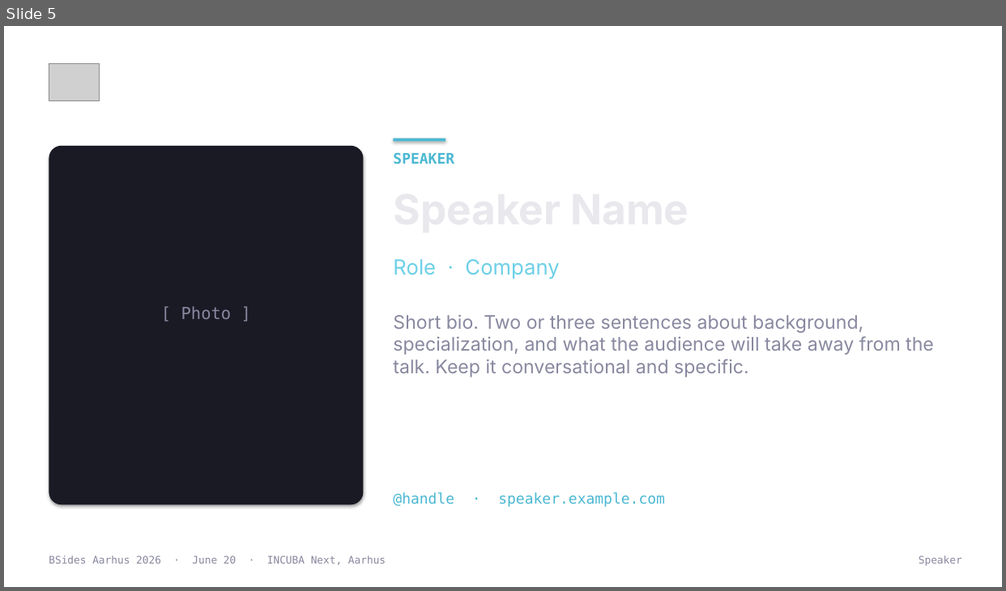
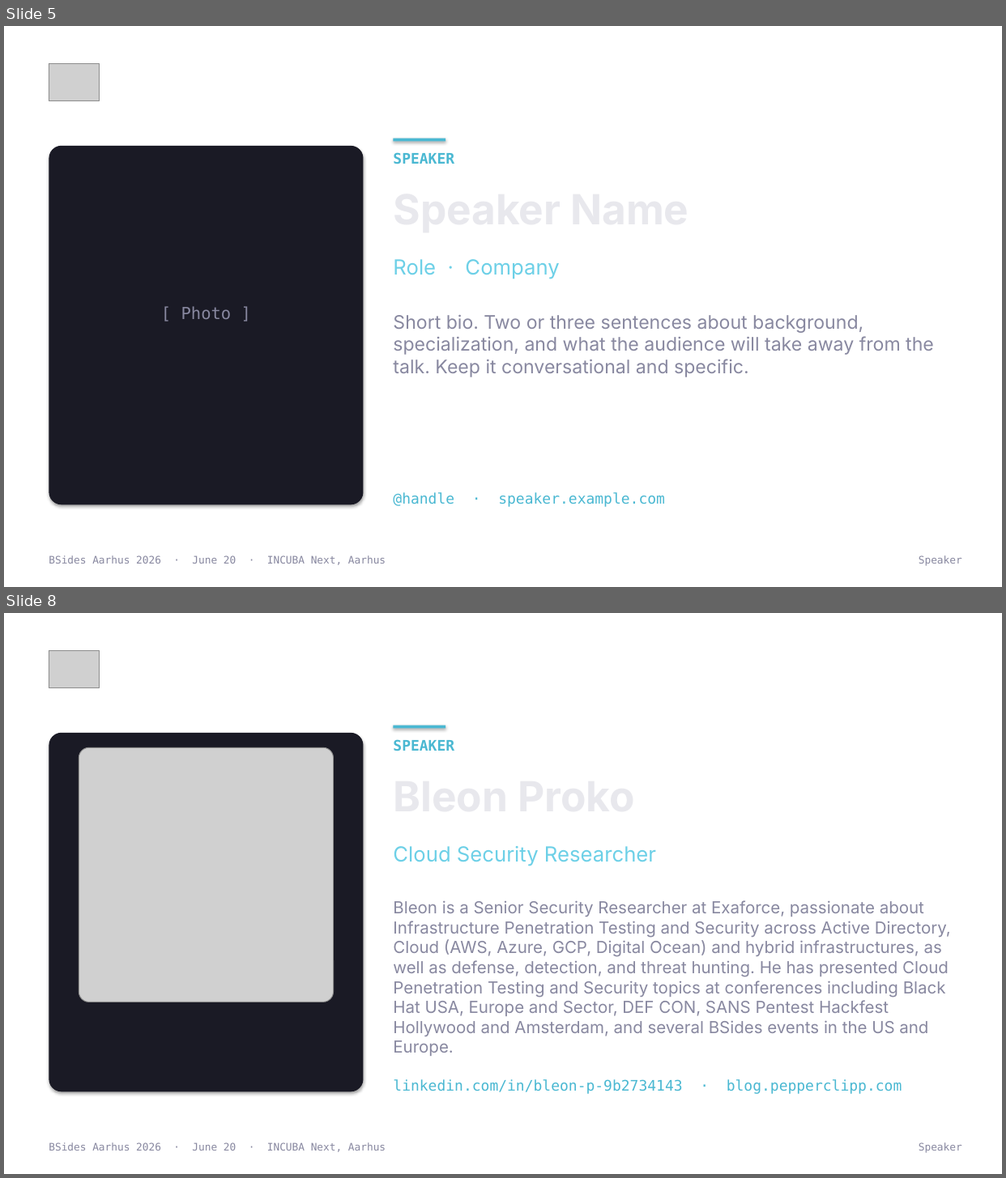
Before and after one commit to BSides-Aarhus/Website-2026, a slide deck: Plans/template-output/bsides-aarhus-2026-template.pptx. Shown one above the other, each under a label of ours: slide 5 before the commit, slides 5 and 8 after it; the slides between them are not shown. The pictures are 1006x591 and 1006x1178 pixels, drawn with LibreOffice and Linux fonts; fonts in the diff are those of the drawing; grey boxes stand for pictures; background and template pictures are left out. Boxes give left, top, right and bottom in pixels: in the first picture for what was removed or moved away, otherwise in the second. Text is boxed around its words. In the diff, an @@ line names an element or a change of style, - is before the commit and + after.

```diff
--- a/Plans/template-output/bsides-aarhus-2026-template.pptx
+++ b/Plans/template-output/bsides-aarhus-2026-template.pptx
@@ slide 8 added at (x1=4, y1=613, x2=1002, y2=1174), background picture (left out) @@
@@ picture added at (x1=49, y1=650, x2=100, y2=688) @@
@@ rounded rectangle added at (x1=49, y1=733, x2=364, y2=1093), fill #1A1A25 @@
@@ rectangle added at (x1=394, y1=726, x2=445, y2=728), fill #4AB8D2 @@
@@ picture added at (x1=79, y1=747, x2=334, y2=1003) @@
@@ text added at (x1=393, y1=739, x2=454, y2=751), 14 pt, text #4AB8D2, bold @@
+SPEAKER
@@ text added at (x1=393, y1=846, x2=656, y2=867), 20 pt, text #6DD0E7 @@
+Cloud Security Researcher
@@ text added at (x1=393, y1=901, x2=437, y2=914), 40 pt, text #E8E8ED, bold @@
+Bleon Proko
@@ text added at (x1=393, y1=901, x2=951, y2=1056), 16 pt, text #8888A0 @@
+Bleon is a Senior Security Researcher at Exaforce, passionate about Infrastructure Penetration Testing and Security across Active Directory, Cloud (AWS, Azure, GCP, Digital Ocean) and hybrid infrastructures, as well as defense, detection, and threat hunting. He has presented Cloud Penetration Testing and Security topics at conferences including Black Hat USA, Europe and Sector, DEF CON, SANS Pentest Hackfest Hollywood and Amsterdam, and several BSides events in the US and Europe.
@@ text added at (x1=393, y1=1080, x2=902, y2=1094), 14 pt, text #4AB8D2 @@
+linkedin.com/in/bleon-p-9b2734143 · blog.pepperclipp.com
@@ text added at (x1=49, y1=1143, x2=386, y2=1152), 10 pt, text #8888A0 @@
+BSides Aarhus 2026 · June 20 · INCUBA Next, Aarhus
@@ text added at (x1=918, y1=1143, x2=962, y2=1153), 10 pt, text #8888A0 @@
+Speaker
```
Also in this commit, not shown: 10 other slides added, 1 other file.
